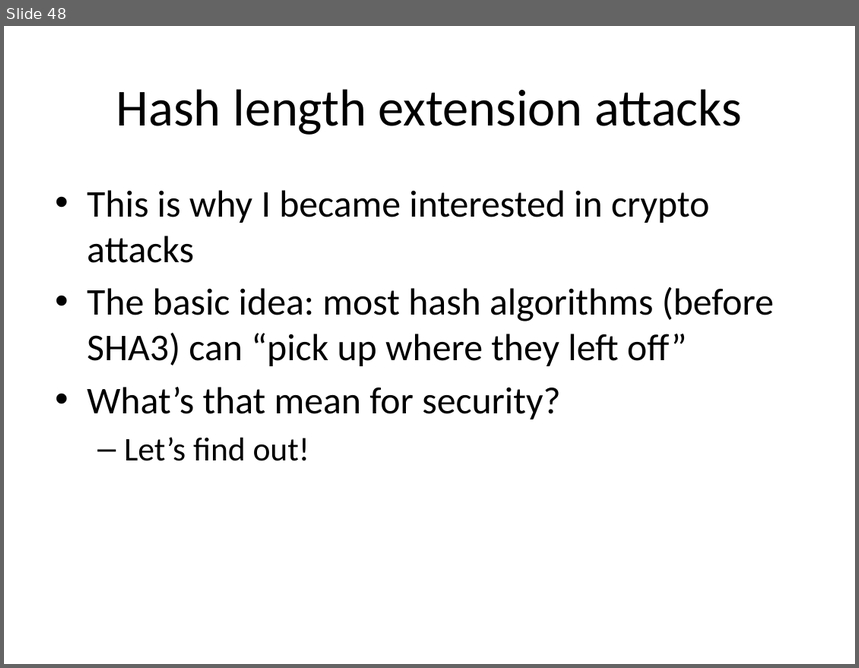
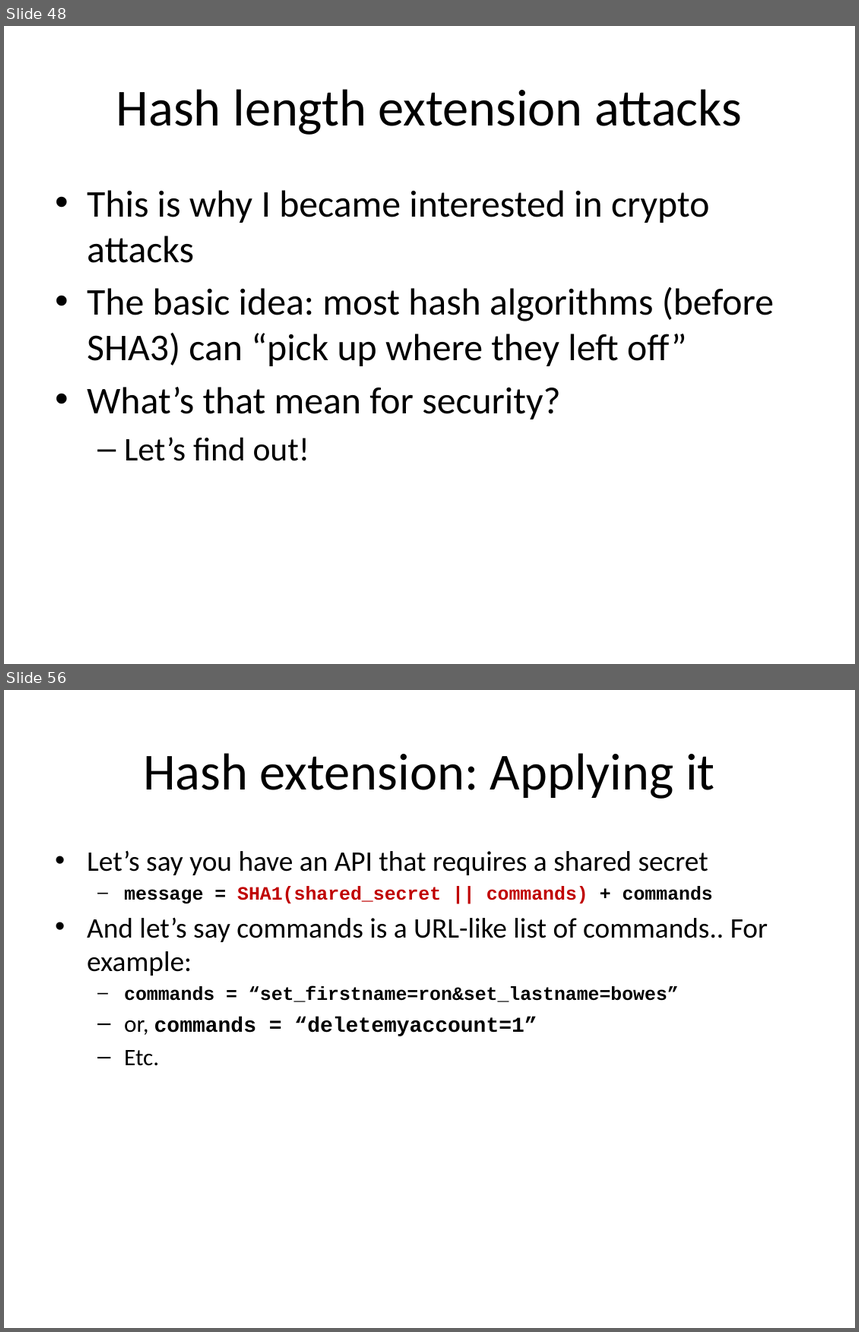
Before and after one commit to iagox86/2013-02-Shmoocon-talk, a slide deck: Shmoocon.pptx. Shown one above the other, each under a label of ours: slide 48 before the commit, slides 48 and 56 after it; the slides between them are not shown. The pictures are 859x668 and 859x1332 pixels, drawn with LibreOffice and Linux fonts; fonts in the diff are those of the drawing. Boxes give left, top, right and bottom in pixels: in the first picture for what was removed or moved away, otherwise in the second. Text is boxed around its words. In the diff, an @@ line names an element or a change of style, - is before the commit and + after.

```diff
--- a/Shmoocon.pptx
+++ b/Shmoocon.pptx
@@ slide 56 added at (4,690,855,1328), background #FFFFFF @@
@@ title added at (143,753,715,799), 44 pt, text #000000 @@
+Hash extension: Applying it
@@ text added at (87,850,768,1066), 24 pt, text #000000, bold @@
+• Let’s say you have an API that requires a shared secret
+  – message = SHA1(shared_secret || commands) + commands
+• And let’s say commands is a URL-like list of commands.. For example:
+  – commands = “set_firstname=ron&set_lastname=bowes”
+  – or, commands = “deletemyaccount=1”
+  – Etc.
```
Also in this commit, not shown: 7 slides changed, 17 other slides added, 6 other files.
